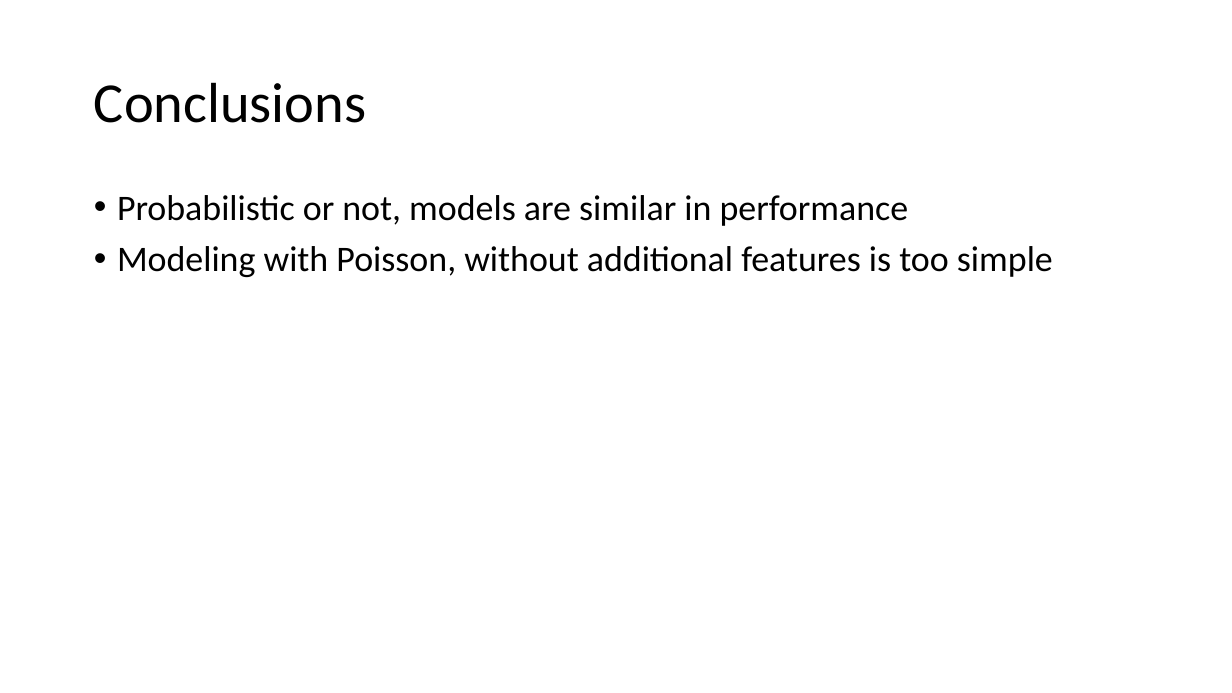
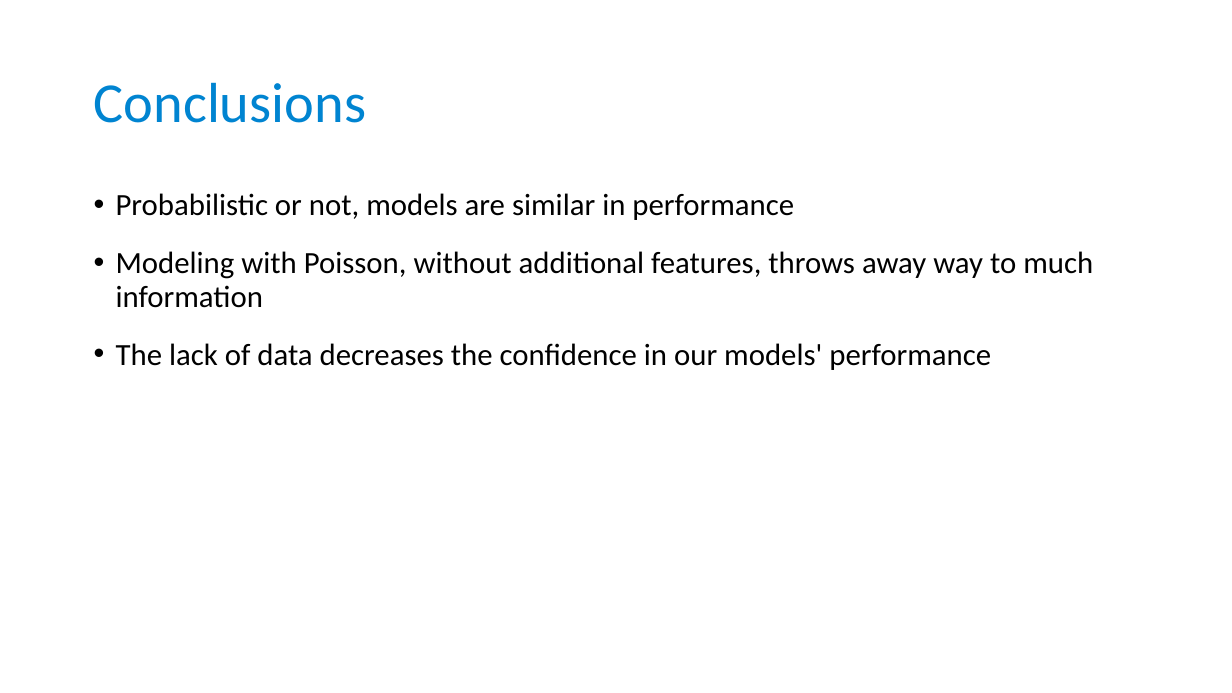
Before and after one commit to taimir/football_2016, a slide deck: slide 9 of presentation/Presentation_Euro2016.pptx (slide 8 before the commit). Drawn at 1232x693 pixels with LibreOffice and Linux fonts; fonts in the diff are those of the drawing. Boxes give left, top, right and bottom in pixels: in the first picture for what was removed or moved away, otherwise in the second. Text is boxed around its words. In the diff, an @@ line names an element or a change of style, - is before the commit and + after.

```diff
--- a/presentation/Presentation_Euro2016.pptx
+++ b/presentation/Presentation_Euro2016.pptx
@@ text "Conclusions" at (x1=94, y1=82, x2=366, y2=123): text colour #000000 to #0084D1 @@
@@ text at (x1=116, y1=193, x2=794, y2=220): size 28 to 24 pt in "Probabilistic or not, models are similar in ..."; indent changed; less space between paragraphs @@
@@ text at (x1=116, y1=251, x2=1093, y2=370): text changed; size 28 to 24 pt @@
-• Modeling with Poisson, without additional features is too simple
+• Modeling with Poisson, without additional features, throws away way to much information
+• The lack of data decreases the confidence in our models' performance
```
Also in this commit, not shown: 6 other slides changed, 1 slide added, 2 other files.
